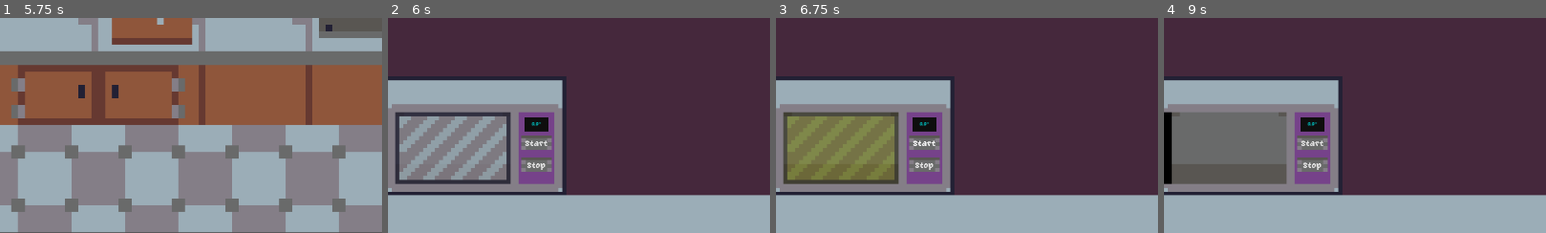
Above: before the commit, frames 1-4 (left to right).
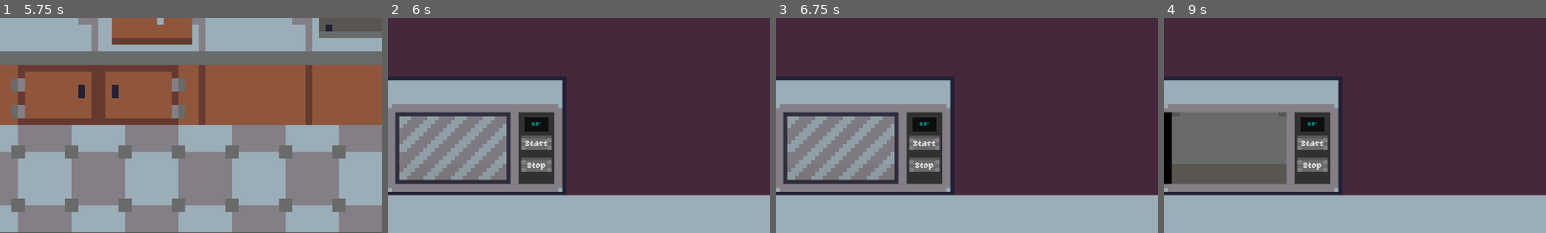
Above: after the commit, the same moments.

Repository: Sastingus/Team-name-GMTK-2026
Game: Godot game, scene res://scenes/worlds/main_menu.tscn
Two runs of this game, one before a commit and one after it. Both use one fixed random seed, a clock stepped at 60 frames per second and the inputs below.
Inputs (mouse positions are % of the whole screen's width and height, from its top left):
- Up to frame 1 (5.75 s): click "Start" at 0.5 s; tap Enter at 1.25, 4.25 s; move the mouse to (72, 45) at 1.27 s; right-click (72, 45) at 1.35 s; click (72, 45) at 1.55 s; move the mouse to (30, 55) at 2.02 s; click (30, 55) at 2.1 s; right-click (30, 55) at 2.3 s; move the mouse to (23, 89) at 2.77 s; right-click (23, 89) at 2.85 s; click (23, 89) at 3.05 s; tap Space at 3.5 s; move the mouse to (45, 70) at 3.52 s; click (45, 70) at 3.6 s; right-click (45, 70) at 3.8 s; move the mouse to (80, 65) at 4.27 s; right-click (80, 65) at 4.35 s; click (80, 65) at 4.55 s; move the mouse to (20, 35) at 5.02 s; click (20, 35) at 5.1 s; right-click (20, 35) at 5.3 s
- Up to frame 2 (6 s): move the mouse to (55, 50) at 5.77 s; right-click (55, 50) at 5.85 s
- Up to frame 3 (6.75 s): click (55, 50) at 6.05 s; click "Start" at 6.5 s
- Up to frame 4 (9 s): click "Start" at 7.25 s; click "Stop" at 8 s; click (18, 80) at 8.75 s
The pictures show only the part of the screen within x 9-59%, y 50-100%; the shares and areas given below are measured in that part.

Frame 1 is identical in both runs. In frame 2, 1.7% of the frame differs, in the area x 34-44%, y 43-78%; in frame 3, 11%, in the area x 2-44%, y 43-78%; in frame 4, 1.7%.

Commit message:
infinite item source
-cant drop item while in kitchen

Diff:
--- a/scenes/components/grab_component.gd
+++ b/scenes/components/grab_component.gd
@@ -39,10 +39,14 @@
 		parent.freeze = true
 		parent.global_position = get_global_mouse_position()
 	if not Globals.mouse_down && grabbing:
-		parent.freeze = false
-		parent.linear_velocity = tracked_velocity
-	if not Globals.mouse_down:
-		grabbing = false
+		if Globals.current_station != Globals.Stations.KITCHEN:
+			parent.global_position = get_global_mouse_position()
+			parent.freeze = false
+			parent.linear_velocity = tracked_velocity
+			grabbing = false
+		else:
+			parent.freeze = true
+			parent.global_position = get_global_mouse_position()
 
 
 func grab():
--- /dev/null
+++ b/scenes/ingredients/infinite_source/infinite_source.gd
@@ -0,0 +1,28 @@
+extends Area2D
+class_name InfiniteSource
+
+@export var spawned_item : PackedScene
+var last_spawned_item = null
+
+var hovering := false
+
+func _mouse_enter() -> void:
+	hovering = true
+
+func _mouse_exit() -> void:
+	hovering = false
+
+func _ready() -> void:
+	SignalBus.click.connect(click)
+
+func click():
+	if hovering:
+		var new_item = spawned_item.instantiate()
+		call_deferred("add_sibling",new_item)
+		if new_item.has_node("GrabComponent"):
+			new_item.get_node("GrabComponent").grabbing = true
+		else:
+			new_item.global_position = get_global_mouse_position()
+		if last_spawned_item != null:
+			last_spawned_item.queue_free()
+		last_spawned_item = new_item
--- /dev/null
+++ b/scenes/ingredients/infinite_source/infinite_source.tscn
@@ -0,0 +1,6 @@
+[gd_scene format=3 uid="uid://f1j8e05t3gcv"]
+
+[ext_resource type="Script" uid="uid://d4gp5lidt8a1r" path="res://scenes/ingredients/infinite_source/infinite_source.gd" id="1_58ks7"]
+
+[node name="InfiniteSource" type="Area2D" unique_id=1837830928]
+script = ExtResource("1_58ks7")
--- a/scenes/tools/Plate/plate.tscn
+++ b/scenes/tools/Plate/plate.tscn
@@ -20,10 +20,10 @@
 }]
 
 [sub_resource type="RectangleShape2D" id="RectangleShape2D_07jyi"]
-size = Vector2(290, 26)
+size = Vector2(314, 26)
 
 [sub_resource type="RectangleShape2D" id="RectangleShape2D_1gpru"]
-size = Vector2(286, 62)
+size = Vector2(310, 62)
 
 [sub_resource type="Animation" id="Animation_oicni"]
 length = 0.001
@@ -162,13 +162,13 @@
 offset = Vector2(35.7, 0)
 
 [node name="CollisionShape2D" type="CollisionShape2D" parent="." unique_id=1075054988]
-position = Vector2(0, 27)
+position = Vector2(-12, 27)
 shape = SubResource("RectangleShape2D_07jyi")
 
 [node name="PlatingArea" type="Area2D" parent="." unique_id=855104204]
 
 [node name="CollisionShape2D" type="CollisionShape2D" parent="PlatingArea" unique_id=101243668]
-position = Vector2(0, -11)
+position = Vector2(-12, -11)
 shape = SubResource("RectangleShape2D_1gpru")
 
 [node name="AnimationPlayer" type="AnimationPlayer" parent="." unique_id=1142493999]
--- a/scenes/tools/microwave/microwave.tscn
+++ b/scenes/tools/microwave/microwave.tscn
@@ -76,7 +76,6 @@
 disabled = true
 
 [node name="ColorRect" type="ColorRect" parent="." unique_id=1969686714]
-z_index = -1
 offset_left = 111.0
 offset_top = -28.0
 offset_right = 147.0
@@ -126,6 +125,14 @@
 theme_override_styles/focus = SubResource("StyleBoxEmpty_6s3ad")
 toggle_mode = true
 
+[node name="ColorRect2" type="ColorRect" parent="." unique_id=2130759891]
+z_index = -1
+offset_left = 102.0
+offset_top = -36.0
+offset_right = 156.0
+offset_bottom = 72.0
+color = Color(0.19076243, 0.19076228, 0.19076234, 1)
+
 [connection signal="body_entered" from="." to="." method="_on_body_entered"]
 [connection signal="body_exited" from="." to="." method="_on_body_exited"]
 [connection signal="pressed" from="StartButton" to="." method="_on_start_button_pressed"]
--- a/scenes/worlds/world.tscn
+++ b/scenes/worlds/world.tscn
@@ -13,6 +13,8 @@
 [ext_resource type="PackedScene" uid="uid://bui68jasparpc" path="res://scenes/tools/Plate/plate.tscn" id="9_i30uk"]
 [ext_resource type="Texture2D" uid="uid://b1ncux0uqfrdd" path="res://assets/explosion.png" id="10_rbjkb"]
 [ext_resource type="Theme" uid="uid://bfti8v7mjvobe" path="res://assets/button_theme.tres" id="10_vx1ig"]
+[ext_resource type="PackedScene" uid="uid://f1j8e05t3gcv" path="res://scenes/ingredients/infinite_source/infinite_source.tscn" id="11_thq3p"]
+[ext_resource type="Texture2D" uid="uid://b4686dfjtaoin" path="res://assets/Sprite-0008.png" id="13_3k0i1"]
 
 [sub_resource type="RectangleShape2D" id="RectangleShape2D_0qnlt"]
 size = Vector2(163, 126)
@@ -54,7 +56,7 @@
 size = Vector2(118.09531, 429.5636)
 
 [sub_resource type="RectangleShape2D" id="RectangleShape2D_smwsn"]
-size = Vector2(541.34924, 80.873)
+size = Vector2(541.34924, 84.48411)
 
 [sub_resource type="RectangleShape2D" id="RectangleShape2D_3k0i1"]
 size = Vector2(324, 1278)
@@ -70,6 +72,24 @@
 
 [sub_resource type="RectangleShape2D" id="RectangleShape2D_1i314"]
 size = Vector2(1232, 331.8125)
+
+[sub_resource type="CircleShape2D" id="CircleShape2D_07jyi"]
+radius = 65.11528
+
+[sub_resource type="AtlasTexture" id="AtlasTexture_ibdix"]
+atlas = ExtResource("13_3k0i1")
+region = Rect2(48, 64, 16, 16)
+
+[sub_resource type="SpriteFrames" id="SpriteFrames_1gpru"]
+animations = [{
+"frames": [{
+"duration": 1.0,
+"texture": SubResource("AtlasTexture_ibdix")
+}],
+"loop": 1,
+"name": &"default",
+"speed": 5.0
+}]
 
 [sub_resource type="AtlasTexture" id="AtlasTexture_vx1ig"]
 atlas = ExtResource("10_rbjkb")
@@ -295,8 +315,8 @@
 shape = SubResource("RectangleShape2D_t4fke")
 
 [node name="CollisionShape2D3" type="CollisionShape2D" parent="KitchenStation/Background/StaticBody2D" unique_id=1613433008]
-position = Vector2(-5.1587286, 173.41269)
-scale = Vector2(0.99999976, 0.99999976)
+position = Vector2(-5.158728, 171.60713)
+scale = Vector2(0.99999964, 0.99999964)
 shape = SubResource("RectangleShape2D_smwsn")
 
 [node name="CollisionShape2D4" type="CollisionShape2D" parent="KitchenStation/Background/StaticBody2D" unique_id=1834049277]
@@ -448,8 +468,18 @@
 mouse_filter = 2
 color = Color(0.13333334, 0.1254902, 0.20392157, 1)
 
-[node name="Egg" parent="ShelfStation" unique_id=1213985600 instance=ExtResource("6_xaid1")]
-position = Vector2(-2900, -1525)
+[node name="InfiniteSource" parent="ShelfStation" unique_id=1837830928 instance=ExtResource("11_thq3p")]
+position = Vector2(-2923, -1537)
+spawned_item = ExtResource("6_xaid1")
+
+[node name="CollisionShape2D" type="CollisionShape2D" parent="ShelfStation/InfiniteSource" unique_id=1133164619]
+position = Vector2(43, -4)
+shape = SubResource("CircleShape2D_07jyi")
+
+[node name="AnimatedSprite2D" type="AnimatedSprite2D" parent="ShelfStation/InfiniteSource" unique_id=175952641]
+position = Vector2(41, 4)
+scale = Vector2(7.5, 7.5)
+sprite_frames = SubResource("SpriteFrames_1gpru")
 
 [node name="Ui" type="CanvasLayer" parent="." unique_id=725376548]
 layer = 5
Not shown, changed: assets/music/A-Song.mp3.import
Not shown, changed: assets/music/MenuA.mp3.import
Not shown, changed: assets/music/SONG3BS2WT.mp3.import
Not shown, added: scenes/ingredients/infinite_source/infinite_source.gd.uid
